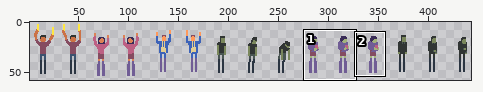
Sprite sheet -- GGJ2017/Assets/Sprites/Characters/Fans/fan1.png. Above, an overview of the earlier version with the close-up marked.
Close-up. As it was:
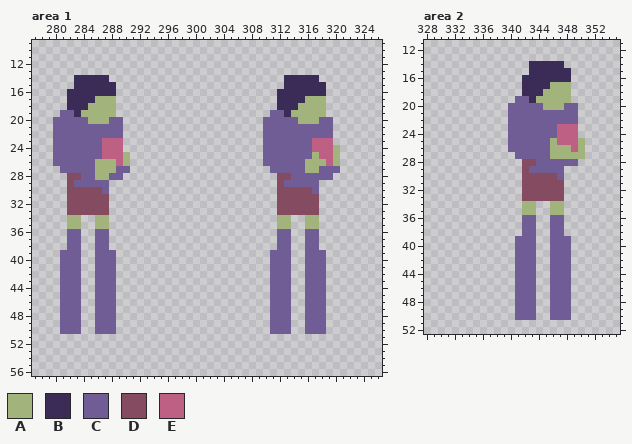
The file is 450x60 pixels. Colours within 5 levels of each other are drawn and written as one. Shown: area 1: x 277..326, y 9..56; area 2: x 328..355, y 11..52. The wide view leaves out empty margins.
Palette (. is transparent): A #a3b37c  B #3a2c57  C #705d95  D #854c61  E #bd6083
Pixels before, area 1, first column x 280:
14 ...BBBBB.........................BBBBB...
15 ...BBBBBB........................BBBBBB..
16 ..BBBBBBB.......................BBBBBBB..
17 ..BBBBAAA.......................BBBBAAA..
18 ..BBBAAAA.......................BBBAAAA..
19 .CCBAAAAA......................CCBAAAAA..
20 CCCCCAAACC....................CCCCCAAACC.
21 CCCCCCCCCC....................CCCCCCCCCC.
22 CCCCCCCCCC....................CCCCCCCCCC.
23 CCCCCCCEEE....................CCCCCCCEEE.
24 CCCCCCCEEE....................CCCCCCCEEEA
25 CCCCCCCEEEA...................CCCCCCCAEEA
26 CCCCCCAAAEA...................CCCCCCAAAEA
27 .CCCCCAAACC....................CCCCCAACCC
28 ..DDCCAACC......................DDCCCCCC.
29 ..DCCCCC........................DCCCCC...
30 ..DDDDDC........................DDDDDC...
31 ..DDDDDD........................DDDDDD...
32 ..DDDDDD........................DDDDDD...
33 ..DDDDDD........................DDDDDD...
34 ..AA..AA........................AA..AA...
35 ..AA..AA........................AA..AA...
36 ..CC..CC........................CC..CC...
37 ..CC..CC........................CC..CC...
38 ..CC..CC........................CC..CC...
39 .CCC..CCC......................CCC..CCC..
40 .CCC..CCC......................CCC..CCC..
41 .CCC..CCC......................CCC..CCC..
42 .CCC..CCC......................CCC..CCC..
43 .CCC..CCC......................CCC..CCC..
44 .CCC..CCC......................CCC..CCC..
45 .CCC..CCC......................CCC..CCC..
46 .CCC..CCC......................CCC..CCC..
47 .CCC..CCC......................CCC..CCC..
48 .CCC..CCC......................CCC..CCC..
49 .CCC..CCC......................CCC..CCC..
50 .CCC..CCC......................CCC..CCC..
Pixels before, area 2, first column x 340:
14 ...BBBBB...
15 ...BBBBBB..
16 ..BBBBBBB..
17 ..BBBBAAA..
18 ..BBBAAAA..
19 .CCBAAAAA..
20 CCCCCAAACC.
21 CCCCCCCCCC.
22 CCCCCCCCCC.
23 CCCCCCCEEE.
24 CCCCCCCEEE.
25 CCCCCCAEEEA
26 CCCCCCAAAEA
27 .CCCCCAAAAA
28 ..DDCCCCCC.
29 ..DCCCCC...
30 ..DDDDDC...
31 ..DDDDDD...
32 ..DDDDDD...
33 ..DDDDDD...
34 ..AA..AA...
35 ..AA..AA...
36 ..CC..CC...
37 ..CC..CC...
38 ..CC..CC...
39 .CCC..CCC..
40 .CCC..CCC..
41 .CCC..CCC..
42 .CCC..CCC..
43 .CCC..CCC..
44 .CCC..CCC..
45 .CCC..CCC..
46 .CCC..CCC..
47 .CCC..CCC..
48 .CCC..CCC..
49 .CCC..CCC..
50 .CCC..CCC..
The same view after the edit:
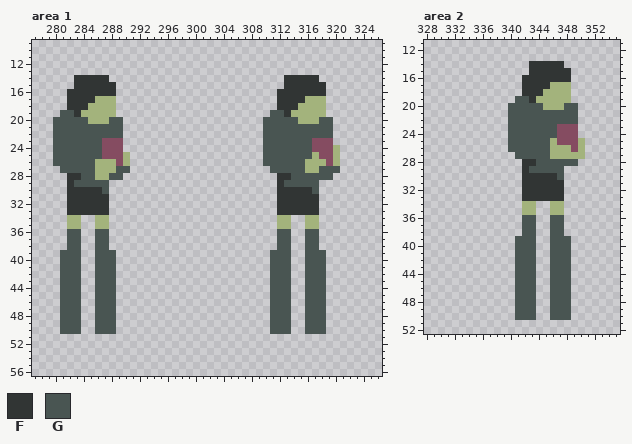
Colours new in this view: F #313534  G #495552
The edit:
Changed rows in their new state; - is an unchanged pixel.
Area 1:
first column x 280:
14 ---FFFFF-------------------------FFFFF---
15 ---FFFFFF------------------------FFFFFF--
16 --FFFFFFF-----------------------FFFFFFF--
17 --FFFF--------------------------FFFF-----
18 --FFF---------------------------FFF------
19 -GGF---------------------------GGF-------
20 GGGGG---GG--------------------GGGGG---GG-
21 GGGGGGGGGG--------------------GGGGGGGGGG-
22 GGGGGGGGGG--------------------GGGGGGGGGG-
23 GGGGGGGDDD--------------------GGGGGGGDDD-
24 GGGGGGGDDD--------------------GGGGGGGDDD-
25 GGGGGGGDDD--------------------GGGGGGG-DD-
26 GGGGGG---D--------------------GGGGGG---D-
27 -GGGGG---GG--------------------GGGGG--GGG
28 --FFGG--GG----------------------FFGGGGGG-
29 --FGGGGG------------------------FGGGGG---
30 --FFFFFG------------------------FFFFFG---
31 --FFFFFF------------------------FFFFFF---
32 --FFFFFF------------------------FFFFFF---
33 --FFFFFF------------------------FFFFFF---
36 --GG--GG------------------------GG--GG---
37 --GG--GG------------------------GG--GG---
38 --GG--GG------------------------GG--GG---
39 -GGG--GGG----------------------GGG--GGG--
40 -GGG--GGG----------------------GGG--GGG--
41 -GGG--GGG----------------------GGG--GGG--
42 -GGG--GGG----------------------GGG--GGG--
43 -GGG--GGG----------------------GGG--GGG--
44 -GGG--GGG----------------------GGG--GGG--
45 -GGG--GGG----------------------GGG--GGG--
46 -GGG--GGG----------------------GGG--GGG--
47 -GGG--GGG----------------------GGG--GGG--
48 -GGG--GGG----------------------GGG--GGG--
49 -GGG--GGG----------------------GGG--GGG--
50 -GGG--GGG----------------------GGG--GGG--
Area 2:
first column x 340:
14 ---FFFFF--
15 ---FFFFFF-
16 --FFFFFFF-
17 --FFFF----
18 --FFF-----
19 -GGF------
20 GGGGG---GG
21 GGGGGGGGGG
22 GGGGGGGGGG
23 GGGGGGGDDD
24 GGGGGGGDDD
25 GGGGGG-DDD
26 GGGGGG---D
27 -GGGGG----
28 --FFGGGGGG
29 --FGGGGG--
30 --FFFFFG--
31 --FFFFFF--
32 --FFFFFF--
33 --FFFFFF--
36 --GG--GG--
37 --GG--GG--
38 --GG--GG--
39 -GGG--GGG-
40 -GGG--GGG-
41 -GGG--GGG-
42 -GGG--GGG-
43 -GGG--GGG-
44 -GGG--GGG-
45 -GGG--GGG-
46 -GGG--GGG-
47 -GGG--GGG-
48 -GGG--GGG-
49 -GGG--GGG-
50 -GGG--GGG-
Pixel boxes of the changes (left, top, right, bottom) in both close-ups:
changed: (53, 75, 130, 334)
changed: (263, 75, 340, 334)
changed: (508, 61, 578, 320)
